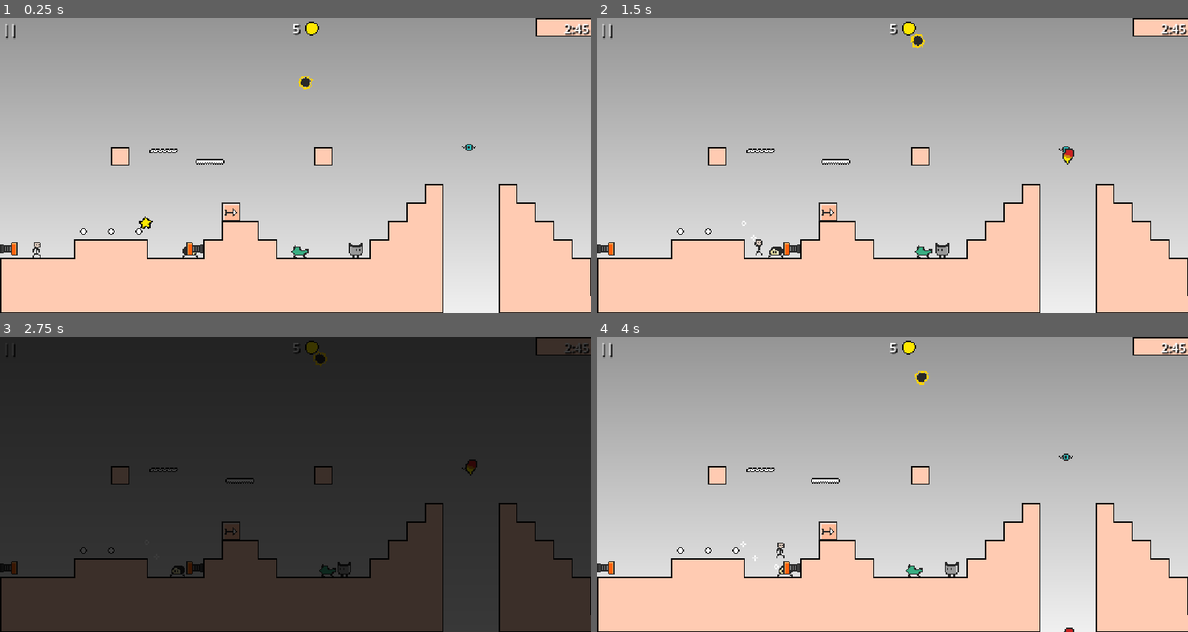
Above: before the commit, frames 1-4 (two rows, left to right).
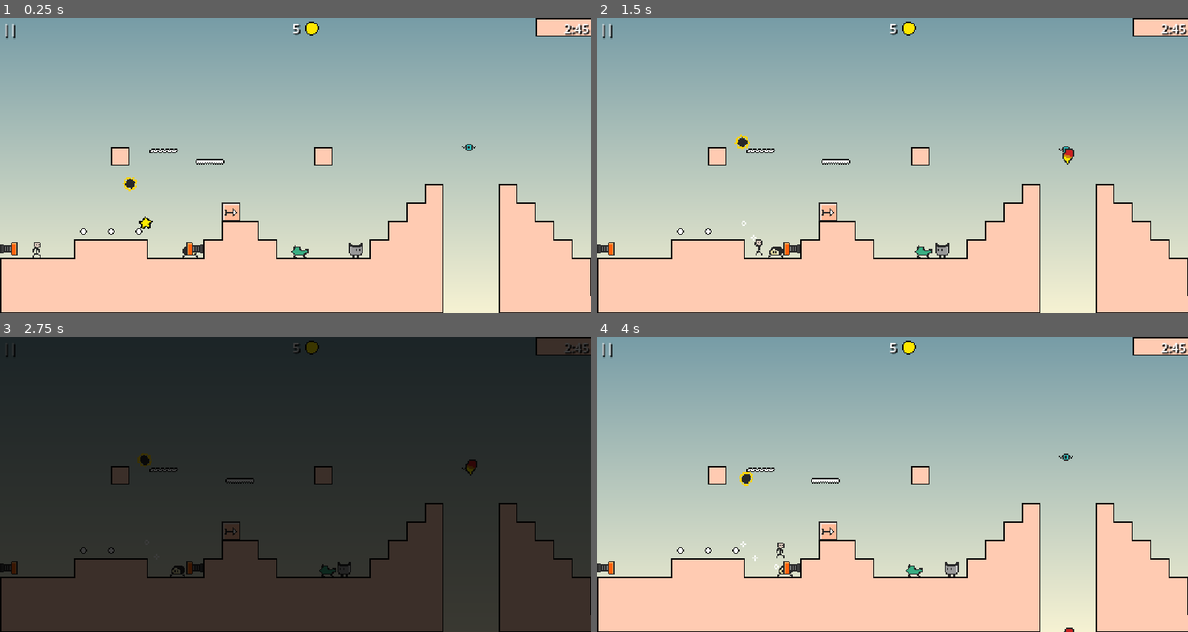
Above: after the commit, the same moments.

Repository: yannicka/ninja
Game: Godot game, scene res://src/Scenes/Game.tscn
The game is run twice, just before and just after one commit, with the same random seed, the same clock (stepped at 60 frames per second) and the same inputs.
Inputs (mouse positions are in pixels of both pictures, inside the frame that each line leads up to):
- Up to frame 1 (0.25 s): no input
- Up to frame 2 (1.5 s): move the mouse to (1022, 150) at 0.52 s; hold Space (space) 0.53-1.28 s; hold Right (ui_right) from 0.53 s (still down); click (1022, 150) at 0.67 s; tap Up (ui_up) at 0.77 s; move the mouse to (774, 180) at 1.27 s; tap Space (space) at 1.35 s
- Up to frame 3 (2.75 s): tap Up (ui_up) at 1.52 s; tap Enter at 2 s; move the mouse to (354, 419) at 2.02 s; release Right (ui_right) at 2.03 s; hold Left (ui_left) from 2.03 s (still down); hold Space (space) from 2.03 s (still down)
- Up to frame 4 (4 s): move the mouse to (862, 543) at 2.77 s; release Left (ui_left) at 2.78 s; release Space (space) at 2.78 s; hold Right (ui_right) from 2.78 s (still down); tap Space (space) at 2.85 s; click (862, 543) at 2.92 s; tap Up (ui_up) at 3.02, 3.77 s; move the mouse to (1069, 528) at 3.52 s; hold Space (space) from 3.53 s (still down)

The runs differ from the first frame. In frame 1, 16% of the frame differs, in the area x 0-100%, y 0-100%; in frame 2, 16%; in frame 3, 0.2%; in frame 4, 16%.

Commit message:
Nettoyage du code source

Diff:
--- a/src/Bullets/Arrow.gd
+++ b/src/Bullets/Arrow.gd
@@ -32,7 +32,7 @@
 func on_remove() -> void:
 	queue_free()
 
-func _physics_process(delta: float) -> void:
+func _physics_process(_delta: float) -> void:
 	if is_on_wall():
 		$AnimatedSprite2d.play("stop")
 
--- a/src/Generator/VerticalPlatformGenerator.gd
+++ b/src/Generator/VerticalPlatformGenerator.gd
@@ -4,13 +4,13 @@
 
 var timer = Timer.new()
 
-func _ready():
+func _ready() -> void:
 	timer.connect("timeout", generate)
 	timer.wait_time = 2
 	add_child(timer)
 	timer.start()
 
-func generate():
+func generate() -> void:
 	var vertical_platform = VerticalPlatform.instantiate()
 	vertical_platform.position = global_position
 	get_tree().current_scene.add_child(vertical_platform)
--- a/src/Items/Coin.gd
+++ b/src/Items/Coin.gd
@@ -1,4 +1,4 @@
 extends Node2D
 
-func _on_area_2d_body_entered(body):
+func _on_area_2d_body_entered(_body: Node2D) -> void:
 	queue_free()
--- a/src/Levels/Level1.tscn
+++ b/src/Levels/Level1.tscn
@@ -31,7 +31,7 @@
 position = Vector2(200, 168)
 
 [node name="ElectricBall" parent="." instance=ExtResource("4_qlfl8")]
-position = Vector2(256, 32)
+position = Vector2(104, 120)
 
 [node name="Ramper" parent="." instance=ExtResource("5_ggxgq")]
 position = Vector2(160, 200)
--- a/src/Platforms/AdvancingPlatform.gd
+++ b/src/Platforms/AdvancingPlatform.gd
@@ -1,15 +1,16 @@
 extends AnimatableBody2D
 
-var speed = 20
+const speed = 20
+
+var direction = Vector2.ZERO
 var nextDirection = Vector2.RIGHT
-var direction = Vector2.ZERO
 
-func _process(delta: float):
+func _process(delta: float) -> void:
 	var velocity = Vector2(speed * direction.x * delta, 0)
 	var collision = move_and_collide(velocity)
 
 	if collision:
 		nextDirection.x = -nextDirection.x
 
-func advance(delta: float):
+func advance(_delta: float) -> void:
 	direction.x = nextDirection.x
--- a/src/Platforms/FallingPlatform.gd
+++ b/src/Platforms/FallingPlatform.gd
@@ -1,7 +1,4 @@
 extends CharacterBody2D
 
-func _process(delta):
-	pass
-
-func fall(delta: float):
+func fall(delta: float) -> void:
 	position.y += 26 * delta
--- a/src/Platforms/MovingPlatform.gd
+++ b/src/Platforms/MovingPlatform.gd
@@ -2,7 +2,7 @@
 
 var velocity = Vector2(20, 0)
 
-func _process(delta: float):
+func _process(delta: float) -> void:
 	var collision = move_and_collide(velocity * delta)
 
 	if collision:
--- a/src/Platforms/VerticalPlatform.gd
+++ b/src/Platforms/VerticalPlatform.gd
@@ -2,5 +2,5 @@
 
 var velocity = Vector2(0, 20)
 
-func _process(delta: float):
-	var collision = move_and_collide(velocity * delta)
+func _process(delta: float) -> void:
+	move_and_collide(velocity * delta)
--- a/src/Scenes/Credits.gd
+++ b/src/Scenes/Credits.gd
@@ -1,4 +1,4 @@
 extends Control
 
-func _on_back_button_pressed():
+func _on_back_button_pressed() -> void:
 	TransitionScene.change_scene("res://src/Scenes/MainMenu.tscn")
--- a/src/Scenes/Game.gd
+++ b/src/Scenes/Game.gd
@@ -1,6 +1,6 @@
 extends Node2D
 
-func _input(event):
+func _input(event: InputEvent) -> void:
 	if event is InputEventScreenTouch:
 		var viewport_size = get_viewport_rect().size
 		var half_viewport_width = viewport_size.x / 2
--- a/src/Scenes/Game.tscn
+++ b/src/Scenes/Game.tscn
@@ -5,7 +5,7 @@
 [ext_resource type="Texture2D" uid="uid://j05twmx0bxdi" path="res://assets/coin.png" id="3_vur6n"]
 
 [sub_resource type="Gradient" id="Gradient_6ifhi"]
-colors = PackedColorArray(0.585062, 0.585062, 0.585062, 1, 0.942823, 0.942823, 0.942823, 1)
+colors = PackedColorArray(0.468168, 0.613746, 0.653906, 1, 0.965153, 0.949232, 0.826867, 1)
 
 [sub_resource type="GradientTexture2D" id="GradientTexture2D_j3wdl"]
 gradient = SubResource("Gradient_6ifhi")
--- a/src/Scenes/MainMenu.gd
+++ b/src/Scenes/MainMenu.gd
@@ -1,7 +1,7 @@
 extends Control
 
-func _on_play_button_pressed():
+func _on_play_button_pressed() -> void:
 	TransitionScene.change_scene("res://src/Scenes/Game.tscn")
 
-func _on_credits_button_pressed():
+func _on_credits_button_pressed() -> void:
 	TransitionScene.change_scene("res://src/Scenes/Credits.tscn")
--- a/src/Scenes/TransitionScene.gd
+++ b/src/Scenes/TransitionScene.gd
@@ -1,9 +1,6 @@
 extends CanvasLayer
 
-var new_scene
-
-func change_scene(_new_scene: String):
-	new_scene = _new_scene
+func change_scene(new_scene: String) -> void:
 	$AnimationPlayer.play("transparent_to_black")
 	await $AnimationPlayer.animation_finished
 	get_tree().change_scene_to_file(new_scene)
